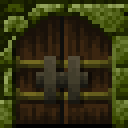
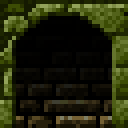
Layered file, before and after one edit (128px x 128px). Changes by layer:
added group "Stairs" with 9 layers above "Layer 7" over [16, 16, 112, 128]
added layer "Layer 13" (50%) in group "Stairs" over [16, 16, 112, 128]
added layer "Layer 12 copy 9" (50%) in group "Stairs" over [28, 16, 100, 32]
added layer "Layer 12 copy 8" (50%) in group "Stairs" over [16, 16, 112, 48]
added layer "Layer 12 copy 7" (50%) in group "Stairs" over [16, 16, 112, 64]
added layer "Layer 12 copy 6" (50%) in group "Stairs" over [16, 16, 112, 80]
added layer "Layer 12 copy 5" (50%) in group "Stairs" over [16, 16, 112, 96]
added layer "Layer 12 copy 4" (50%) in group "Stairs" over [16, 16, 112, 116]
added layer "Layer 12" in group "Stairs" over [16, 16, 112, 128]
added layer "Layer 11" in group "Stairs" over [16, 16, 112, 128]
showed "Layer 7" over [16, 16, 112, 128]
